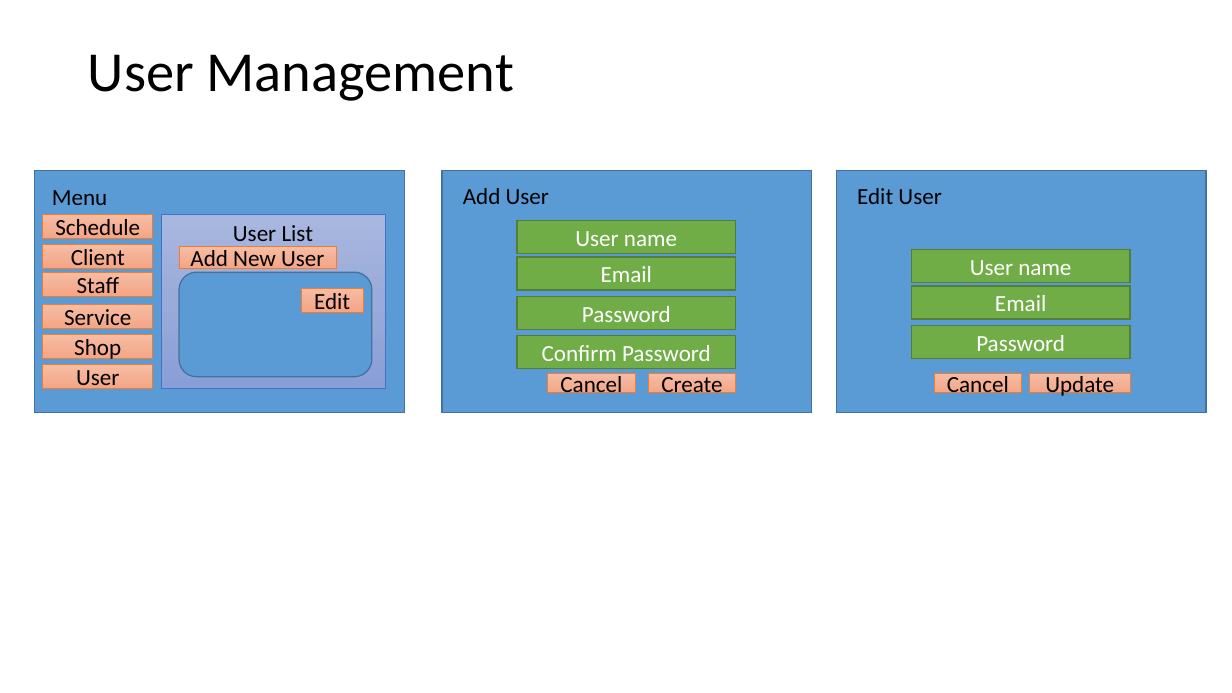
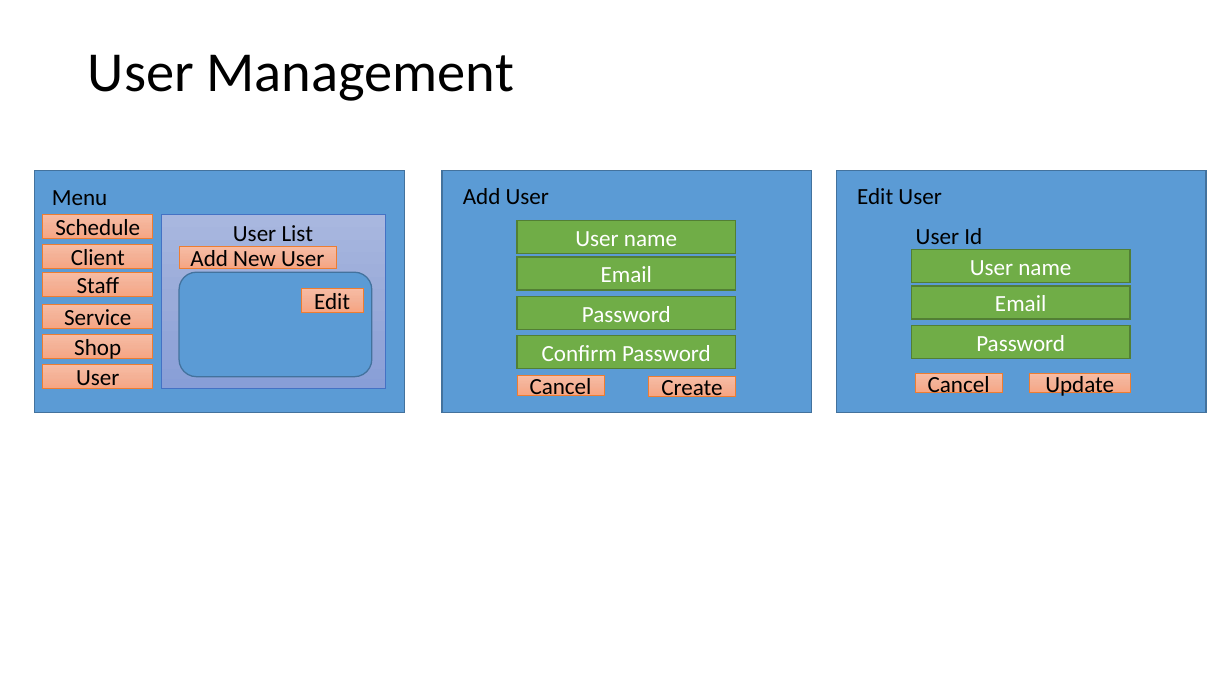
Before and after one commit to SnowFox108/HerbAppointment, a slide deck: slide 5 of SupportFiles/Documents/SketchFlow.pptx (slide 3 before the commit). Drawn at 1232x693 pixels with LibreOffice and Linux fonts; fonts in the diff are those of the drawing. Boxes give left, top, right and bottom in pixels: in the first picture for what was removed or moved away, otherwise in the second. Text is boxed around its words. In the diff, an @@ line names an element or a change of style, - is before the commit and + after.

```diff
--- a/SupportFiles/Documents/SketchFlow.pptx
+++ b/SupportFiles/Documents/SketchFlow.pptx
@@ text added at (x1=916, y1=228, x2=982, y2=251), 18 pt, text #000000 @@
+User Id
@@ rectangle "Cancel" moved from (x1=548, y1=373, x2=635, y2=393) to (x1=517, y1=376, x2=604, y2=396) @@
@@ rectangle "Create" moved from (x1=649, y1=373, x2=736, y2=393) to (x1=649, y1=377, x2=736, y2=396) @@
@@ rectangle "Cancel" moved from (x1=934, y1=373, x2=1021, y2=393) to (x1=915, y1=373, x2=1002, y2=393) @@
```
Also in this commit, not shown: 6 slides added, 2 other files.
